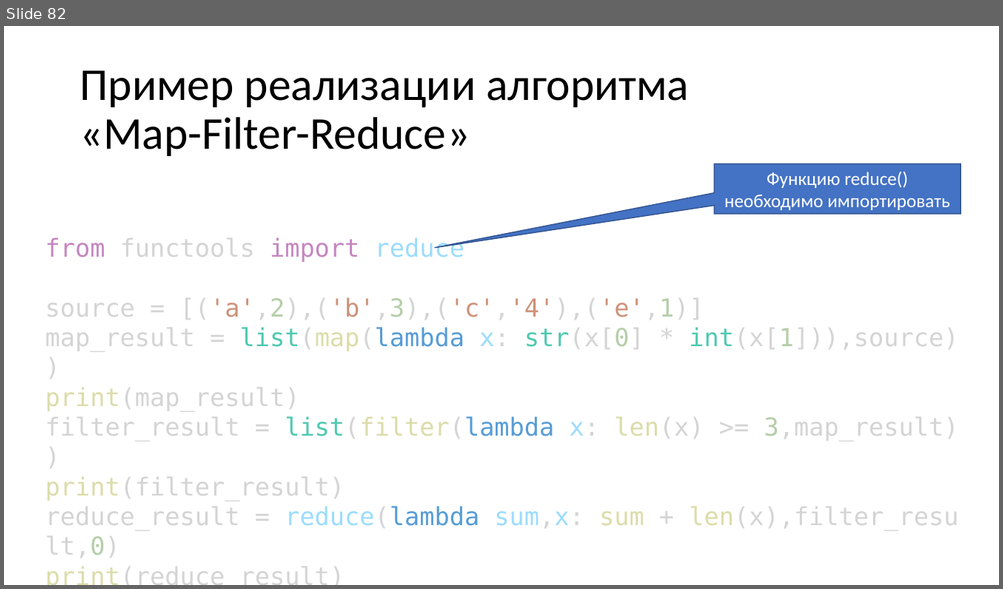
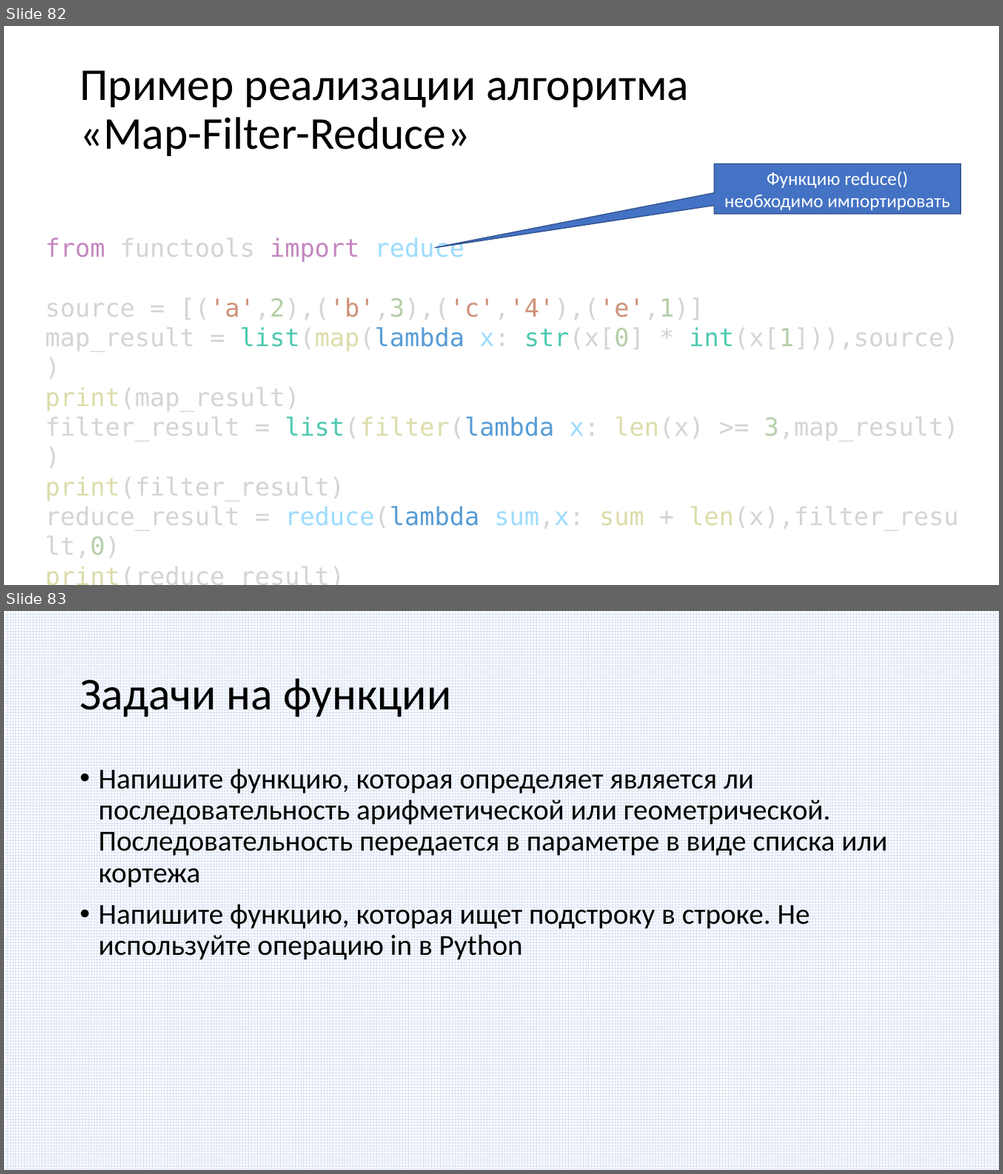
Before and after one commit to paveltsytovich/telegram-course, a slide deck: Presentation/Разработка ботов для телеграмм на Python.pptx. Shown one above the other, each under a label of ours: slide 82 before the commit, slides 82 and 83 after it. The pictures are 1003x589 and 1003x1174 pixels, drawn with LibreOffice and Linux fonts; fonts in the diff are those of the drawing. Boxes give left, top, right and bottom in pixels: in the first picture for what was removed or moved away, otherwise in the second. Text is boxed around its words. In the diff, an @@ line names an element or a change of style, - is before the commit and + after.

Commit message:
Добавлены две задачи на функции

```diff
--- a/Presentation/Разработка ботов для телеграмм на Python.pptx
+++ b/Presentation/Разработка ботов для телеграмм на Python.pptx
@@ slide 83 added at (4, 611, 999, 1170), background #FFFFFF @@
@@ rectangle added at (4, 611, 999, 1170), fill pattern #DAE3F3 on #FFFFFF @@
@@ title added at (79, 678, 451, 717), 44 pt, text #000000 @@
+Задачи на функции
@@ text added at (99, 769, 887, 960), 28 pt, text #000000 @@
+• Напишите функцию, которая определяет является ли последовательность арифметической или геометрической. Последовательность передается в параметре в виде списка или кортежа
+• Напишите функцию, которая ищет подстроку в строке. Не используйте операцию in в Python
```
